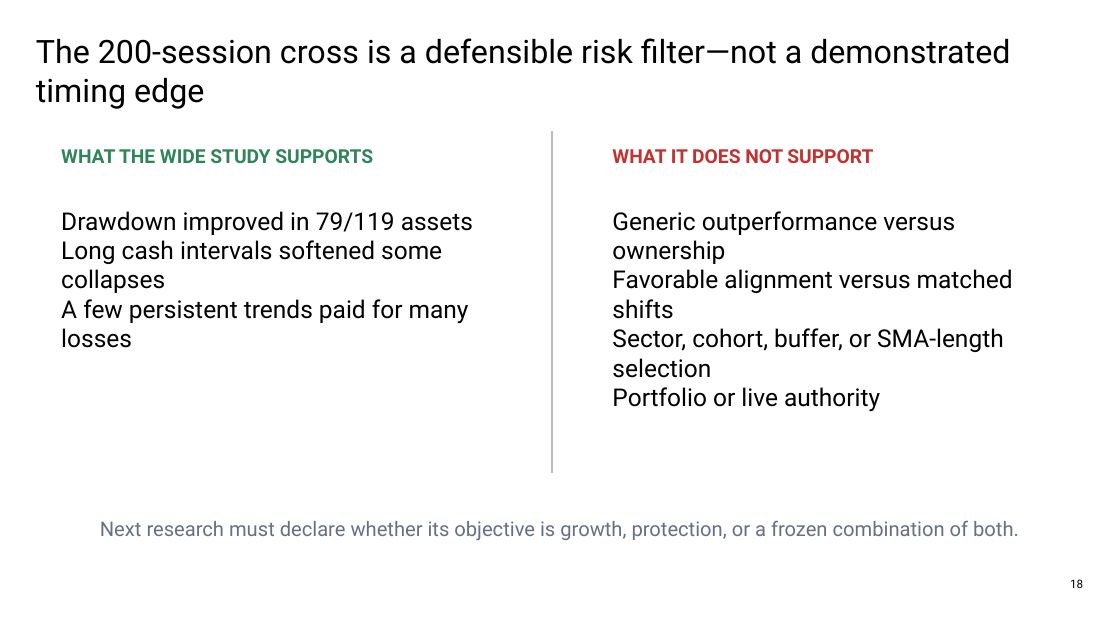
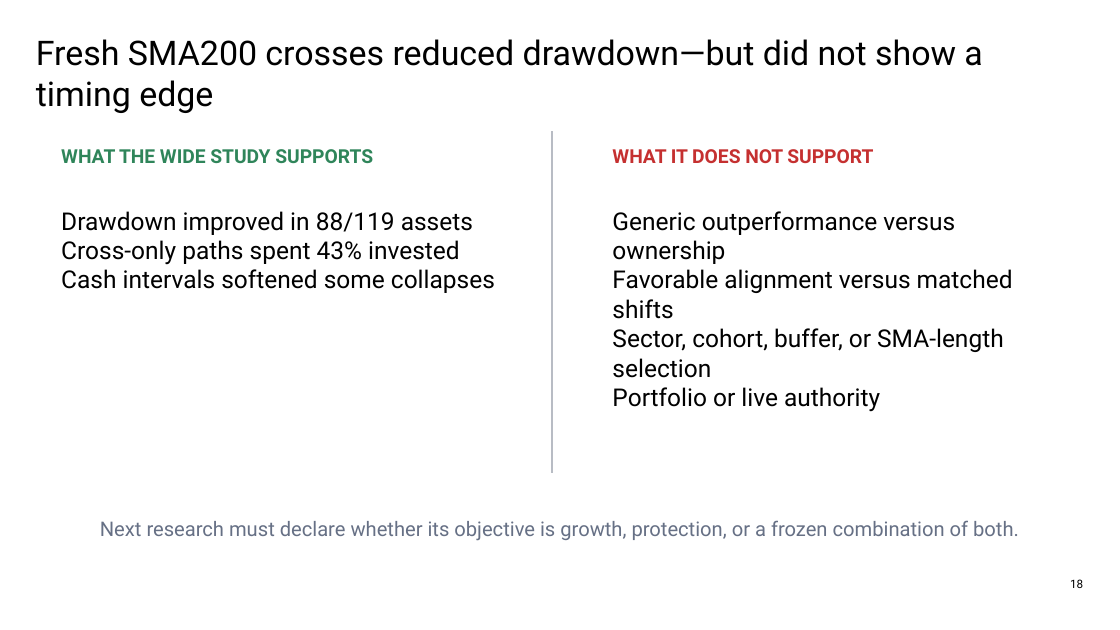
Before and after one commit to Francisc0Franc0/Time-Series-Modeling-Gen5, a slide deck: slide 18 of operator_hypothesis_lab/presentations/hyp_mom_02_1_sma200_cross_wide_discovery_evidence.pptx. Drawn at 1120x630 pixels with LibreOffice and Linux fonts; fonts in the diff are those of the drawing. Boxes give left, top, right and bottom in pixels: in the first picture for what was removed or moved away, otherwise in the second. Text is boxed around its words. In the diff, an @@ line names an element or a change of style, - is before the commit and + after.

Commit message:
Correct HYP-MOM-02.1 to fresh SMA200 crosses

```diff
--- a/operator_hypothesis_lab/presentations/hyp_mom_02_1_sma200_cross_wide_discovery_evidence.pptx
+++ b/operator_hypothesis_lab/presentations/hyp_mom_02_1_sma200_cross_wide_discovery_evidence.pptx
@@ text at (36,39,982,113): text changed; size 27.6 to 29 pt @@
-The 200-session cross is a defensible risk filter—not a demonstrated timing edge
+Fresh SMA200 crosses reduced drawdown—but did not show a timing edge
@@ text at (61,211,495,293): text changed @@
-Drawdown improved in 79/119 assets
-Long cash intervals softened some collapses
-A few persistent trends paid for many losses
+Drawdown improved in 88/119 assets
+Cross-only paths spent 43% invested
+Cash intervals softened some collapses
```
Also in this commit, not shown: 10 other slides changed, 1 slide added, 1 slide removed, 9 other files.
